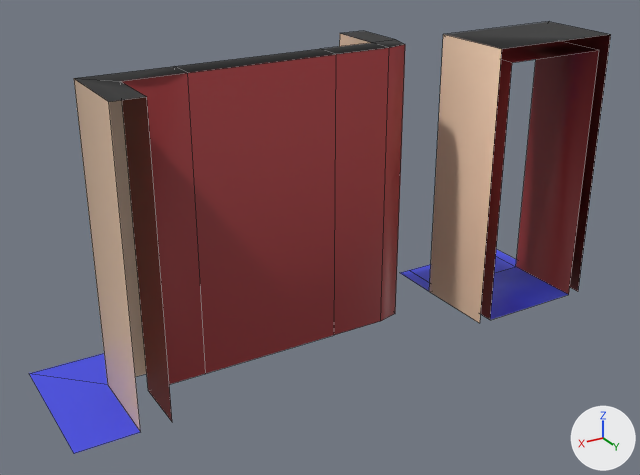
The Blender file RAW_ASSETS/Models/BuildingBlocks/BasicWallSet.blend as it was, and as the next commit left it.
Before and after are seen from a 50 mm lens placed at (2.44, 5.81, 3.14), pointed at (-0.59, 0.75, 0.61). Arrows for +X, +Y and +Z are at lower right; the lights stay in place. The first picture is the older version. Mesh edges are drawn as thin lines.

The first picture shows 'Corner_BL.001', 'DOORWAY', 'InnerCorner_BL', 'Wall_B.002'.
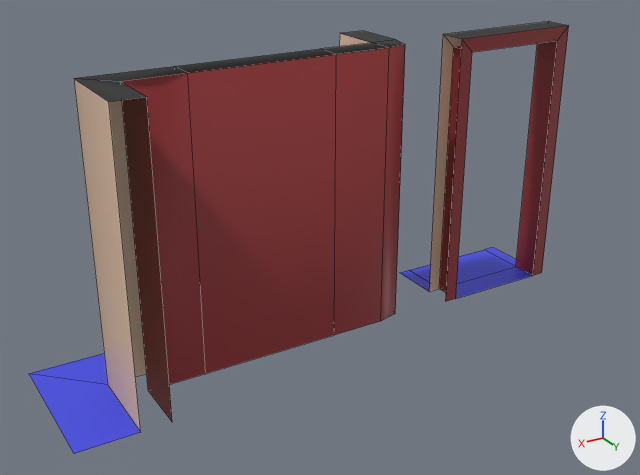
Location of each change, (x1, y1, x2, y2) in pixels of the pictures (640 x 475 px; the box of a moved part takes in the faces that stretch with it):
'DOORWAY', reshaped, turned
    before: (401, 22, 611, 323)
    after: (401, 22, 569, 302)
part 1 of me_wall_001, moved or reshaped
    before: (429, 24, 611, 323)
    after: (439, 24, 569, 302)

The edits, one by one:
me_wall_001 is used by ob_doorway; location (-2.0, 1.0, 0.0); rotation (0.0, 0.0, -3.142), in degrees (0, 0, -180).
me_wall_001 had 20 vertices, 13 faces and spanned x -0.5..0.5, y -0.5..0.5, z 0.0..2.0.
me_wall_001 now has 20 vertices, 14 faces and spans x -0.5..0.5, y -0.1..0.5, z 0.0..2.0.
Part 1, on me_wall_001:
8 vertices are removed from x -0.5..0.5, y -0.5, z 0.0..2.0.
7 faces are deleted.
2 vertices are added at (0.5, -0.1, 0.0), (-0.5, -0.1, 0.0).
6 new vertices lie (0.0, -0.2, 0.0) away from vertices in x -0.5..0.5, y 0.1, z 0.0..2.0.
1 new face joins them, mat_void (black #000000).
6 new faces join them, mat_outerwall (red #8e2d30).
1 new face joins them, mat_floor (blue #444be7).
me_wall_001 part 2: the surface is now shaded flat.
Object 'DOORWAY' (ob_doorway) turns from (0, 0, -180) to (0, 0, 180) degrees about x, y and z.
